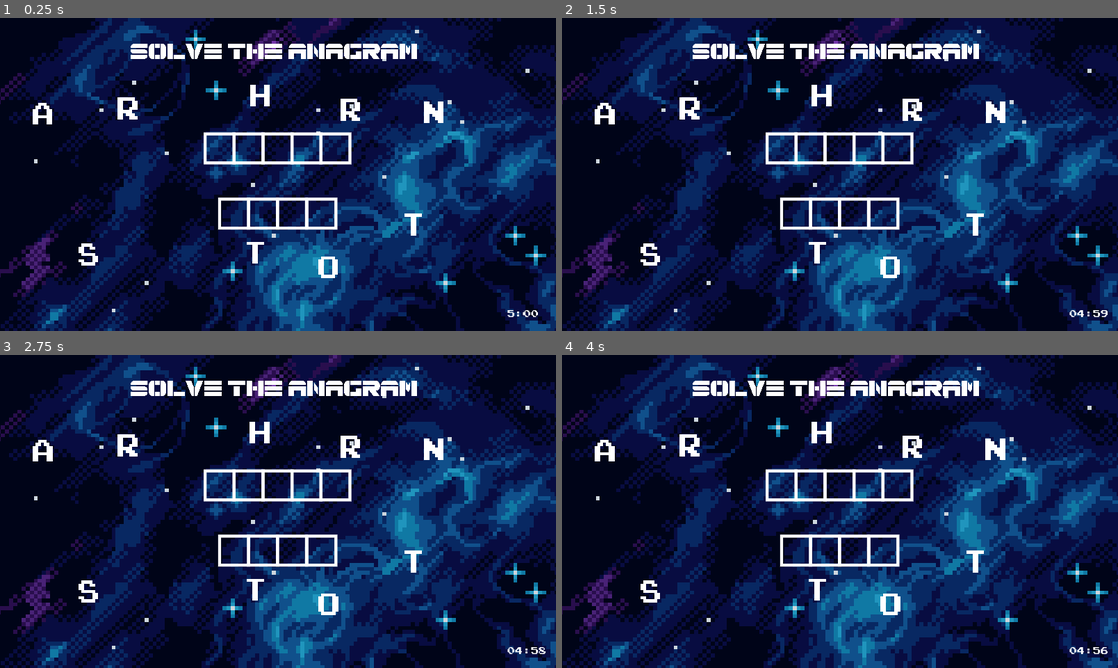
Above: before the commit, frames 1-4 (two rows, left to right).
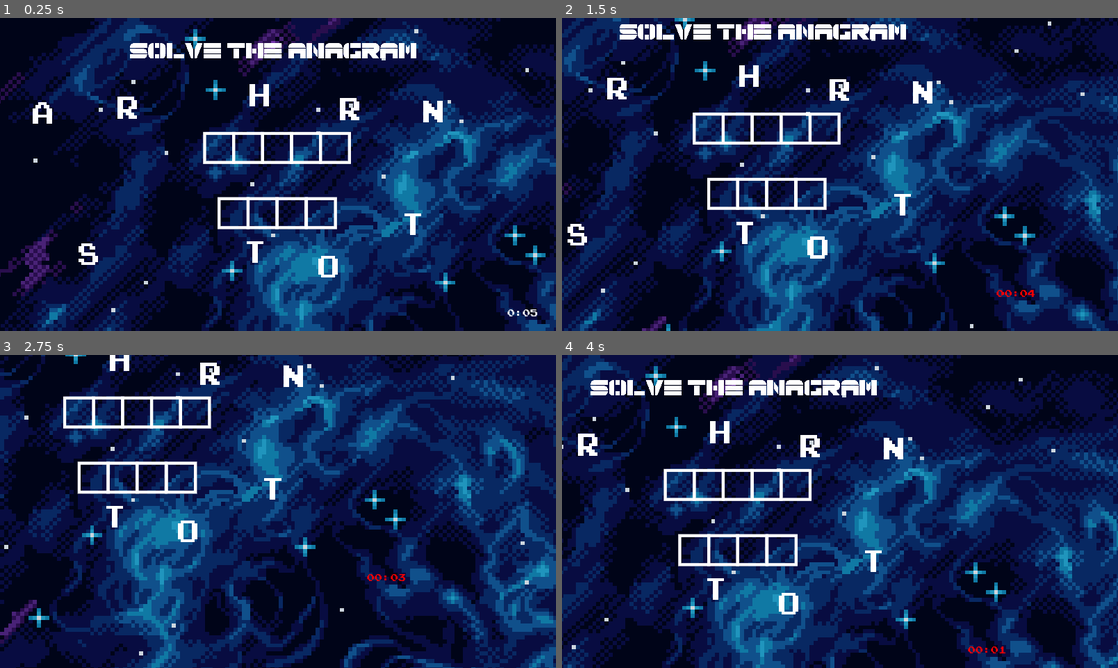
Above: after the commit, the same moments.

Repository: M-a-b-e-l/CISC2540---2D-Game-group-6
Game: Godot game, scene res://Scenes/Minigame3/MiniGame3.tscn
Two runs of this game, one before a commit and one after it. Both use one fixed random seed, a clock stepped at 60 frames per second and the inputs below. This scene is started directly instead of the project's main scene.
Inputs (mouse positions are in pixels of both pictures, inside the frame that each line leads up to):
- Up to frame 1 (0.25 s): no input
- Up to frame 2 (1.5 s): tap Enter at 0.5 s; move the mouse to (606, 115) at 0.52 s; hold Right (ui_right) 0.53-1.28 s; click (606, 115) at 0.6 s; move the mouse to (823, 96) at 1.27 s; hold Down (ui_down) from 1.28 s (still down); click (823, 96) at 1.35 s
- Up to frame 3 (2.75 s): move the mouse to (328, 605) at 2.02 s; release Down (ui_down) at 2.03 s; hold Right (ui_right) from 2.03 s (still down); click (328, 605) at 2.1 s
- Up to frame 4 (4 s): move the mouse to (689, 445) at 2.77 s; release Right (ui_right) at 2.78 s; hold Up (ui_up) 2.78-3.53 s; click (689, 445) at 2.85 s; move the mouse to (995, 448) at 3.52 s; hold Left (ui_left) from 3.53 s (still down); click (995, 448) at 3.6 s

The runs differ from the first frame. In frame 1, 10% of the frame differs, in the area x 0-100%, y 0-100%; in frame 2, 73%; in frame 3, 75%; in frame 4, 73%.

Commit message:
added dialogue to the aliens in the hub world

Diff:
--- /dev/null
+++ b/group_6_2d_game/Scenes/Dialogue.gd
@@ -0,0 +1,82 @@
+extends Control
+
+@export var interaction_duration: float = 4.0  # Time duration for dialogue display
+
+# Nodes
+@onready var player = get_node("../CharacterBody2D")
+@onready var aliens_container = get_node("../Aliens")
+@onready var bubble_sprites_container = self  # DialogueBox is the current node
+
+# Variables
+var bubble_sprites: Array = []
+var aliens: Array = []
+
+func _ready() -> void:
+	# Initialize bubble sprites and hide them
+	for i in [1, 2, 3, 4, 10, 11]:
+		var bubble_sprite = bubble_sprites_container.get_node_or_null("BubbleSprite" + str(i))
+		if bubble_sprite:
+			bubble_sprite.visible = false
+			bubble_sprites.append(bubble_sprite)
+			print("BubbleSprite" + str(i) + " initialized and hidden.")
+		else:
+			print("WARNING: BubbleSprite" + str(i) + " not found!")
+
+	# Collect all relevant alien nodes (only those with dialogue)
+	if aliens_container:
+		for i in [1, 2, 3, 4, 10, 11]:
+			var alien = aliens_container.get_node_or_null("Alien" + str(i))
+			if alien:
+				aliens.append(alien)
+				print("Alien found: " + alien.name)
+			else:
+				print("WARNING: Alien" + str(i) + " not found!")
+	else:
+		print("ERROR: Aliens container not found!")
+
+	if not player:
+		print("ERROR: Player node not found!")
+	elif aliens.size() == 0:
+		print("ERROR: No relevant aliens with dialogue found!")
+
+func _process(_delta: float) -> void:
+	if not player or aliens.size() == 0:
+		return
+
+	# Check interactions between player and relevant aliens
+	for i in range(aliens.size()):
+		var alien = aliens[i]
+		var static_body_node = alien.get_child(0)  # Assuming StaticBody2D is the first child under each Alien node
+
+		if static_body_node and static_body_node is StaticBody2D:
+			var alien_collision_shape = static_body_node.get_node_or_null("CollisionShape2D")
+			if alien_collision_shape:
+				var distance = alien_collision_shape.global_position.distance_to(player.global_position)
+				print("Distance to " + alien.name + ": " + str(distance))
+
+				if distance < 20:  # Adjusted distance for close proximity
+					if i < bubble_sprites.size() and not bubble_sprites[i].visible:
+						print("Showing dialogue for " + alien.name)
+						show_dialogue(i)
+						await hide_dialogue_after_delay(i, interaction_duration)
+					elif distance >= 20 and bubble_sprites[i].visible:
+						print("Hiding dialogue for " + alien.name)
+						hide_dialogue(i)
+			else:
+				print("WARNING: " + alien.name + " does not have a valid CollisionShape2D.")
+		else:
+			print("WARNING: " + alien.name + " does not have a valid StaticBody2D.")
+
+func show_dialogue(index: int) -> void:
+	if index < bubble_sprites.size():
+		bubble_sprites[index].visible = true
+		print("Dialogue shown for Alien " + str(index + 1))
+
+func hide_dialogue(index: int) -> void:
+	if index < bubble_sprites.size():
+		bubble_sprites[index].visible = false
+		print("Dialogue hidden for Alien " + str(index + 1))
+
+func hide_dialogue_after_delay(index: int, delay: float) -> void:
+	await get_tree().create_timer(delay).timeout
+	hide_dialogue(index)
--- /dev/null
+++ b/group_6_2d_game/Scenes/DialogueBox.tscn
@@ -0,0 +1,86 @@
+[gd_scene load_steps=3 format=3 uid="uid://bu0chbd3yppkh"]
+
+[ext_resource type="Script" path="res://Scenes/Dialogue.gd" id="1_wybdg"]
+[ext_resource type="Texture2D" uid="uid://bg6lbv3elnxsd" path="res://Sprites/set-of-pixel-speech-bubbles-vector (1).png" id="2_qib4n"]
+
+[node name="DialogueBox" type="Container"]
+z_index = 2
+script = ExtResource("1_wybdg")
+
+[node name="BubbleSprite1" type="Sprite2D" parent="."]
+z_index = 3
+position = Vector2(-225, -100)
+scale = Vector2(0.102389, 0.102389)
+texture = ExtResource("2_qib4n")
+flip_h = true
+hframes = 6
+region_rect = Rect2(12.5753, 0, 1737.74, 420)
+
+[node name="Label" type="Label" parent="BubbleSprite1"]
+offset_right = 40.0
+offset_bottom = 23.0
+
+[node name="BubbleSprite2" type="Sprite2D" parent="."]
+z_index = 2
+position = Vector2(362, 408)
+scale = Vector2(0.102389, 0.102389)
+texture = ExtResource("2_qib4n")
+flip_h = true
+hframes = 6
+region_rect = Rect2(12.5753, 0, 1737.74, 420)
+
+[node name="Label" type="Label" parent="BubbleSprite2"]
+offset_right = 40.0
+offset_bottom = 23.0
+
+[node name="BubbleSprite3" type="Sprite2D" parent="."]
+z_index = 2
+position = Vector2(324, 474)
+scale = Vector2(0.102389, 0.102389)
+texture = ExtResource("2_qib4n")
+flip_h = true
+hframes = 6
+region_rect = Rect2(12.5753, 0, 1737.74, 420)
+
+[node name="Label" type="Label" parent="BubbleSprite3"]
+offset_right = 40.0
+offset_bottom = 23.0
+
+[node name="BubbleSprite4" type="Sprite2D" parent="."]
+z_index = 2
+position = Vector2(405, 436)
+scale = Vector2(0.102389, 0.102389)
+texture = ExtResource("2_qib4n")
+flip_h = true
+hframes = 6
+region_rect = Rect2(12.5753, 0, 1737.74, 420)
+
+[node name="Label" type="Label" parent="BubbleSprite4"]
+offset_right = 40.0
+offset_bottom = 23.0
+
+[node name="BubbleSprite10" type="Sprite2D" parent="."]
+z_index = 2
+position = Vector2(374, 307)
+scale = Vector2(0.102389, 0.102389)
+texture = ExtResource("2_qib4n")
+flip_h = true
+hframes = 6
+region_rect = Rect2(12.5753, 0, 1737.74, 420)
+
+[node name="Label" type="Label" parent="BubbleSprite10"]
+offset_right = 40.0
+offset_bottom = 23.0
+
+[node name="BubbleSprite11" type="Sprite2D" parent="."]
+z_index = 2
+position = Vector2(414, 271)
+scale = Vector2(0.102389, 0.102389)
+texture = ExtResource("2_qib4n")
+flip_h = true
+hframes = 6
+region_rect = Rect2(12.5753, 0, 1737.74, 420)
+
+[node name="Label" type="Label" parent="BubbleSprite11"]
+offset_right = 40.0
+offset_bottom = 23.0
--- a/group_6_2d_game/Scenes/Minigame3/Cipher.gd
+++ b/group_6_2d_game/Scenes/Minigame3/Cipher.gd
@@ -32,7 +32,7 @@
 
 	# Set up and start the timer label
 	var timer_label = $TimerLabel  # Assuming TimerLabel is a Label node
-	timer_label.text = "5:00"
+	timer_label.text = "0:05"
 	timer_label.set_position(Vector2(1050, 600))
 	timer_label.show()
 
--- a/group_6_2d_game/Scenes/Minigame3/MiniGame3.tscn
+++ b/group_6_2d_game/Scenes/Minigame3/MiniGame3.tscn
@@ -1,8 +1,9 @@
-[gd_scene load_steps=15 format=3 uid="uid://r0ewdxhwercq"]
+[gd_scene load_steps=18 format=3 uid="uid://r0ewdxhwercq"]
 
 [ext_resource type="Texture2D" uid="uid://gkdr5fc3r3sj" path="res://Assets/space_background_pack copy/Assets/Blue Version/layered/blue-with-stars.png" id="1_pebax"]
 [ext_resource type="Script" path="res://Scenes/Minigame3/Cipher.gd" id="1_pw0h5"]
 [ext_resource type="FontFile" uid="uid://vxvy528j05fc" path="res://Fonts/Spac3Tech-Dg7E.ttf" id="2_av7oy"]
+[ext_resource type="Script" path="res://Scripts/character_body_2d.gd" id="2_qthtj"]
 [ext_resource type="FontFile" uid="uid://htx5t07ltj12" path="res://Fonts/Emulogic-zrEw.ttf" id="2_xqvsj"]
 [ext_resource type="PackedScene" uid="uid://o63b4s24xg0f" path="res://Scenes/Minigame3/Letters/A.tscn" id="3_k0nek"]
 [ext_resource type="PackedScene" uid="uid://c2nfakgcpaf57" path="res://Scenes/Minigame3/Letters/H.tscn" id="8_evn61"]
@@ -15,6 +16,11 @@
 [ext_resource type="AudioStream" uid="uid://y5n6cioraxg4" path="res://Music/LEMMiNO - Cipher (BGM).mp3" id="14_io303"]
 [ext_resource type="Theme" uid="uid://d0lvdha57nic3" path="res://Themes/main_menu_theme.tres" id="15_e4mu8"]
 
+[sub_resource type="PlaceholderTexture2D" id="PlaceholderTexture2D_j24r7"]
+
+[sub_resource type="CircleShape2D" id="CircleShape2D_l0l8n"]
+radius = 0.685789
+
 [node name="MiniGame3" type="Node2D"]
 script = ExtResource("1_pw0h5")
 
@@ -64,6 +70,27 @@
 scale = Vector2(2, 2)
 texture = ExtResource("1_pebax")
 metadata/_edit_use_anchors_ = true
+
+[node name="CharacterBody2D" type="CharacterBody2D" parent="."]
+visible = false
+position = Vector2(577, 325)
+scale = Vector2(38, 43)
+collision_layer = 2
+collision_mask = 3
+script = ExtResource("2_qthtj")
+speed = 200.0
+
+[node name="Camera2D" type="Camera2D" parent="CharacterBody2D"]
+z_index = 2
+scale = Vector2(0.0263158, 0.0232558)
+
+[node name="Node2D" type="Sprite2D" parent="CharacterBody2D"]
+texture = SubResource("PlaceholderTexture2D_j24r7")
+
+[node name="CollisionShape2D" type="CollisionShape2D" parent="CharacterBody2D"]
+position = Vector2(-4.76837e-07, 0.0116279)
+shape = SubResource("CircleShape2D_l0l8n")
+one_way_collision_margin = 5.0
 
 [node name="A" parent="." instance=ExtResource("3_k0nek")]
 z_index = 1
--- a/group_6_2d_game/Scenes/main_scene.tscn
+++ b/group_6_2d_game/Scenes/main_scene.tscn
@@ -8,6 +8,7 @@
 [ext_resource type="Theme" uid="uid://d0lvdha57nic3" path="res://Themes/main_menu_theme.tres" id="4_rwkct"]
 [ext_resource type="FontFile" uid="uid://htx5t07ltj12" path="res://Fonts/Emulogic-zrEw.ttf" id="5_5b3j5"]
 [ext_resource type="Texture2D" uid="uid://dykdgq32vpr4q" path="res://Assets/CosmicLilac_AnimatedSpriteSheet/CosmicLilac_AnimatedSpriteSheet.png" id="8_chucg"]
+[ext_resource type="PackedScene" uid="uid://bu0chbd3yppkh" path="res://Scenes/DialogueBox.tscn" id="10_5m55y"]
 
 [sub_resource type="TileSetAtlasSource" id="TileSetAtlasSource_y5l8g"]
 texture = ExtResource("1_p53sb")
@@ -186,7 +187,7 @@
 sources/0 = SubResource("TileSetAtlasSource_y5l8g")
 
 [sub_resource type="CapsuleShape2D" id="CapsuleShape2D_e8wxy"]
-radius = 5.0
+radius = 7.0
 height = 18.0
 
 [sub_resource type="AtlasTexture" id="AtlasTexture_06yqn"]
@@ -305,6 +306,101 @@
 position = Vector2(-521, -212)
 script = ExtResource("1_i0ynh")
 
+[node name="DialogueBox" parent="." instance=ExtResource("10_5m55y")]
+z_index = 5
+
+[node name="BubbleSprite1" parent="DialogueBox" index="0"]
+position = Vector2(307, 91)
+
+[node name="Label" parent="DialogueBox/BubbleSprite1" index="0"]
+z_index = 1
+offset_left = -87.9003
+offset_top = -7.45138e-05
+offset_right = 72.0997
+offset_bottom = 42.9999
+scale = Vector2(1.2, 1.2)
+theme_override_colors/font_color = Color(0, 0, 0, 1)
+theme_override_fonts/font = ExtResource("5_5b3j5")
+text = "Try
+Exploring!"
+horizontal_alignment = 1
+
+[node name="BubbleSprite2" parent="DialogueBox" index="1"]
+position = Vector2(216, 255)
+scale = Vector2(0.09, 0.09)
+hframes = 7
+frame = 1
+
+[node name="Label" parent="DialogueBox/BubbleSprite2" index="0"]
+offset_left = -122.222
+offset_top = -22.2222
+offset_right = 53.7777
+offset_bottom = 43.7778
+theme_override_colors/font_color = Color(0, 0, 0, 1)
+theme_override_fonts/font = ExtResource("5_5b3j5")
+text = "Beat All 3
+Minigames,
+save earth!"
+horizontal_alignment = 1
+
+[node name="BubbleSprite3" parent="DialogueBox" index="2"]
+position = Vector2(324, 243)
+
+[node name="Label" parent="DialogueBox/BubbleSprite3" index="0"]
+offset_left = -87.9003
+offset_top = -9.76682
+offset_right = 168.1
+offset_bottom = 33.2332
+scale = Vector2(0.75, 0.75)
+theme_override_colors/font_color = Color(0, 0, 0, 1)
+theme_override_fonts/font = ExtResource("5_5b3j5")
+text = "Welcome 2
+Cosmic Sabotage!
+
+made by wynn,
+mabel, and sarah"
+horizontal_alignment = 1
+
+[node name="BubbleSprite4" parent="DialogueBox" index="3"]
+position = Vector2(150, 105)
+
+[node name="Label" parent="DialogueBox/BubbleSprite4" index="0"]
+offset_left = -87.9007
+offset_top = 19.5327
+offset_right = 72.0993
+offset_bottom = 42.5327
+scale = Vector2(1.2, 1.2)
+theme_override_colors/font_color = Color(0, 0, 0, 1)
+theme_override_fonts/font = ExtResource("5_5b3j5")
+text = "Get Ready!"
+
+[node name="BubbleSprite10" parent="DialogueBox" index="4"]
+position = Vector2(893, 177)
+
+[node name="Label" parent="DialogueBox/BubbleSprite10" index="0"]
+offset_left = -87.9
+offset_top = 9.76637
+offset_right = 104.1
+offset_bottom = 52.7664
+theme_override_colors/font_color = Color(0, 0, 0, 1)
+theme_override_fonts/font = ExtResource("5_5b3j5")
+text = "You thwarted
+our plans :("
+horizontal_alignment = 1
+
+[node name="BubbleSprite11" parent="DialogueBox" index="5"]
+position = Vector2(953, 162)
+
+[node name="Label" parent="DialogueBox/BubbleSprite11" index="0"]
+offset_left = -87.9001
+offset_top = 19.5332
+offset_right = 56.0999
+offset_bottom = 42.5332
+scale = Vector2(1.3, 1.3)
+theme_override_colors/font_color = Color(0, 0, 0, 1)
+theme_override_fonts/font = ExtResource("5_5b3j5")
+text = "Congrats!"
+
 [node name="TileMapLayer" type="TileMapLayer" parent="."]
 show_behind_parent = true
 tile_map_data = PackedByteArray("AAAOABQAAAABAAMAAAANABQAAAACAAMAAAAPABQAAAACAAMAAAAOABMAAAACAAIAAAAOABIAAAACAAIAAAAOAB …(47152 unchanged characters)…
@@ -369,14 +465,14 @@
 
 [node name="Aliens" type="Node" parent="."]
 
-[node name="Alien" type="AnimatedSprite2D" parent="Aliens"]
+[node name="Alien1" type="AnimatedSprite2D" parent="Aliens"]
 position = Vector2(-225, -100)
 sprite_frames = SubResource("SpriteFrames_tmy5f")
 autoplay = "default"
 
-[node name="Area2D" type="StaticBody2D" parent="Aliens/Alien"]
-
-[node name="CollisionShape2D" type="CollisionShape2D" parent="Aliens/Alien/Area2D"]
+[node name="Area2D1" type="StaticBody2D" parent="Aliens/Alien1"]
+
+[node name="CollisionShape2D" type="CollisionShape2D" parent="Aliens/Alien1/Area2D1"]
 position = Vector2(-2, -1)
 shape = SubResource("CapsuleShape2D_ct21w")
 
@@ -385,9 +481,9 @@
 sprite_frames = SubResource("SpriteFrames_tmy5f")
 autoplay = "default"
 
-[node name="Area2D" type="StaticBody2D" parent="Aliens/Alien2"]
-
-[node name="CollisionShape2D" type="CollisionShape2D" parent="Aliens/Alien2/Area2D"]
+[node name="Area2D2" type="StaticBody2D" parent="Aliens/Alien2"]
+
+[node name="CollisionShape2D" type="CollisionShape2D" parent="Aliens/Alien2/Area2D2"]
 position = Vector2(-1, 0)
 shape = SubResource("CapsuleShape2D_ct21w")
 
@@ -396,9 +492,9 @@
 sprite_frames = SubResource("SpriteFrames_tmy5f")
 autoplay = "default"
 
-[node name="Area2D" type="StaticBody2D" parent="Aliens/Alien3"]
-
-[node name="CollisionShape2D" type="CollisionShape2D" parent="Aliens/Alien3/Area2D"]
+[node name="Area2D3" type="StaticBody2D" parent="Aliens/Alien3"]
+
+[node name="CollisionShape2D" type="CollisionShape2D" parent="Aliens/Alien3/Area2D3"]
 position = Vector2(-2, -1)
 shape = SubResource("CapsuleShape2D_ct21w")
 
@@ -407,9 +503,9 @@
 sprite_frames = SubResource("SpriteFrames_tmy5f")
 autoplay = "default"
 
-[node name="Area2D" type="StaticBody2D" parent="Aliens/Alien4"]
-
-[node name="CollisionShape2D" type="CollisionShape2D" parent="Aliens/Alien4/Area2D"]
+[node name="Area2D4" type="StaticBody2D" parent="Aliens/Alien4"]
+
+[node name="CollisionShape2D" type="CollisionShape2D" parent="Aliens/Alien4/Area2D4"]
 position = Vector2(-2, -1)
 shape = SubResource("CapsuleShape2D_ct21w")
 
@@ -420,9 +516,9 @@
 frame = 3
 frame_progress = 0.152998
 
-[node name="Area2D" type="StaticBody2D" parent="Aliens/Alien5"]
-
-[node name="CollisionShape2D" type="CollisionShape2D" parent="Aliens/Alien5/Area2D"]
+[node name="Area2D5" type="StaticBody2D" parent="Aliens/Alien5"]
+
+[node name="CollisionShape2D" type="CollisionShape2D" parent="Aliens/Alien5/Area2D5"]
 shape = SubResource("CapsuleShape2D_ct21w")
 
 [node name="Alien6" type="AnimatedSprite2D" parent="Aliens"]
@@ -431,9 +527,9 @@
 autoplay = "default"
 frame_progress = 0.664208
 
-[node name="Area2D" type="StaticBody2D" parent="Aliens/Alien6"]
-
-[node name="CollisionShape2D" type="CollisionShape2D" parent="Aliens/Alien6/Area2D"]
+[node name="Area2D6" type="StaticBody2D" parent="Aliens/Alien6"]
+
+[node name="CollisionShape2D" type="CollisionShape2D" parent="Aliens/Alien6/Area2D6"]
 position = Vector2(0, 3)
 shape = SubResource("CapsuleShape2D_ct21w")
 
@@ -443,9 +539,9 @@
 autoplay = "default"
 frame_progress = 0.664208
 
-[node name="Area2D" type="StaticBody2D" parent="Aliens/Alien7"]
-
-[node name="CollisionShape2D" type="CollisionShape2D" parent="Aliens/Alien7/Area2D"]
+[node name="Area2D7" type="StaticBody2D" parent="Aliens/Alien7"]
+
+[node name="CollisionShape2D" type="CollisionShape2D" parent="Aliens/Alien7/Area2D7"]
 position = Vector2(0, 3)
 shape = SubResource("CapsuleShape2D_ct21w")
 
@@ -455,9 +551,9 @@
 autoplay = "default"
 frame_progress = 0.664208
 
-[node name="Area2D" type="StaticBody2D" parent="Aliens/Alien8"]
-
-[node name="CollisionShape2D" type="CollisionShape2D" parent="Aliens/Alien8/Area2D"]
+[node name="Area2D8" type="StaticBody2D" parent="Aliens/Alien8"]
+
+[node name="CollisionShape2D" type="CollisionShape2D" parent="Aliens/Alien8/Area2D8"]
 position = Vector2(0, 4)
 shape = SubResource("CapsuleShape2D_ct21w")
 
@@ -467,9 +563,9 @@
 autoplay = "default"
 frame_progress = 0.664208
 
-[node name="Area2D" type="StaticBody2D" parent="Aliens/Alien9"]
-
-[node name="CollisionShape2D" type="CollisionShape2D" parent="Aliens/Alien9/Area2D"]
+[node name="Area2D9" type="StaticBody2D" parent="Aliens/Alien9"]
+
+[node name="CollisionShape2D" type="CollisionShape2D" parent="Aliens/Alien9/Area2D9"]
 position = Vector2(0, 3)
 shape = SubResource("CapsuleShape2D_ct21w")
 
@@ -478,9 +574,20 @@
 sprite_frames = SubResource("SpriteFrames_tmy5f")
 autoplay = "default"
 
-[node name="Area2D" type="StaticBody2D" parent="Aliens/Alien10"]
-
-[node name="CollisionShape2D" type="CollisionShape2D" parent="Aliens/Alien10/Area2D"]
+[node name="Area2D10" type="StaticBody2D" parent="Aliens/Alien10"]
+
+[node name="CollisionShape2D" type="CollisionShape2D" parent="Aliens/Alien10/Area2D10"]
+position = Vector2(-2, -1)
+shape = SubResource("CapsuleShape2D_ct21w")
+
+[node name="Alien11" type="AnimatedSprite2D" parent="Aliens"]
+position = Vector2(422, -29)
+sprite_frames = SubResource("SpriteFrames_tmy5f")
+autoplay = "default"
+
+[node name="Area2D11" type="StaticBody2D" parent="Aliens/Alien11"]
+
+[node name="CollisionShape2D" type="CollisionShape2D" parent="Aliens/Alien11/Area2D11"]
 position = Vector2(-2, -1)
 shape = SubResource("CapsuleShape2D_ct21w")
 
@@ -582,4 +689,5 @@
 [connection signal="pressed" from="CharacterBody2D/Camera2D/CanvasLayer/Control/VBoxContainer/Button" to="CharacterBody2D/Camera2D/CanvasLayer/Control" method="_on_button_pressed"]
 [connection signal="area_entered" from="CharacterBody2D/Area2D" to="CharacterBody2D" method="_on_area_2d_area_entered"]
 
+[editable path="DialogueBox"]
 [editable path="CharacterBody2D"]
Not shown: 1 places in group_6_2d_game/Scenes/main_scene.tscn that only renumber resources
Binary file added: group_6_2d_game/Sprites/set-of-pixel-speech-bubbles-vector (1).png
Not shown, added: group_6_2d_game/Sprites/set-of-pixel-speech-bubbles-vector (1).png.import
